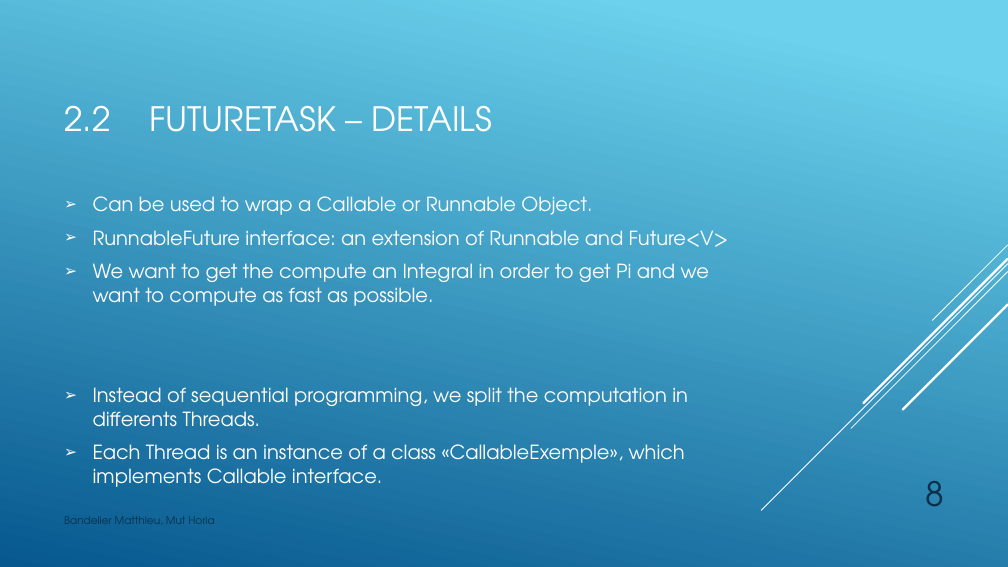
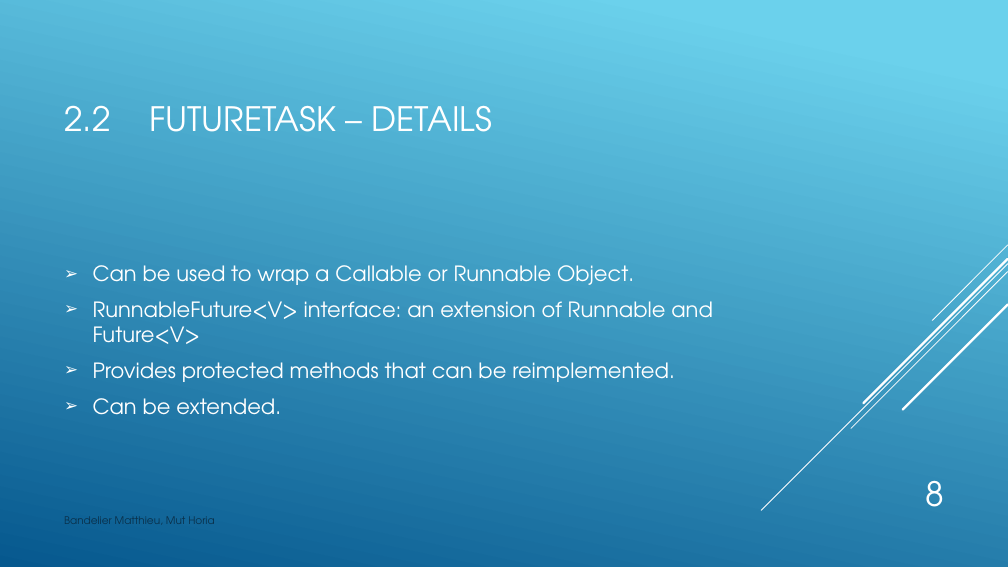
Before and after one commit to Drakesinger/FutureTaskAndCallable, a slide deck: slide 8 of presentation/CallableFutureTask.pptx. Drawn at 1008x567 pixels with LibreOffice and Linux fonts; fonts in the diff are those of the drawing. Boxes give left, top, right and bottom in pixels: in the first picture for what was removed or moved away, otherwise in the second. Text is boxed around its words. In the diff, an @@ line names an element or a change of style, - is before the commit and + after.

Commit message:
Finish FutureTask part of the presentation.

```diff
--- a/presentation/CallableFutureTask.pptx
+++ b/presentation/CallableFutureTask.pptx
@@ text at <box>93,265,634,285</box>: size 18.5 to 20 pt in "Can be used to wrap a Callable ..." @@
@@ text at <box>93,301,713,415</box>: text changed; size 18.5 to 20 pt @@
-➢ RunnableFuture interface: an extension of Runnable and Future<V>
-➢ We want to get the compute an Integral in order to get Pi and we want to compute as fast as possible.
-➢ Instead of sequential programming, we split the computation in differents Threads.
-➢ Each Thread is an instance of a class «CallableExemple», which implements Callable interface.
+➢ RunnableFuture<V> interface: an extension of Runnable and Future<V>
+➢ Provides protected methods that can be reimplemented.
+➢ Can be extended.
@@ page number at <box>925,480,944,507</box>: text colour #0A304A to #FFFFFF @@
```
Also in this commit, not shown: 5 other slides changed.
